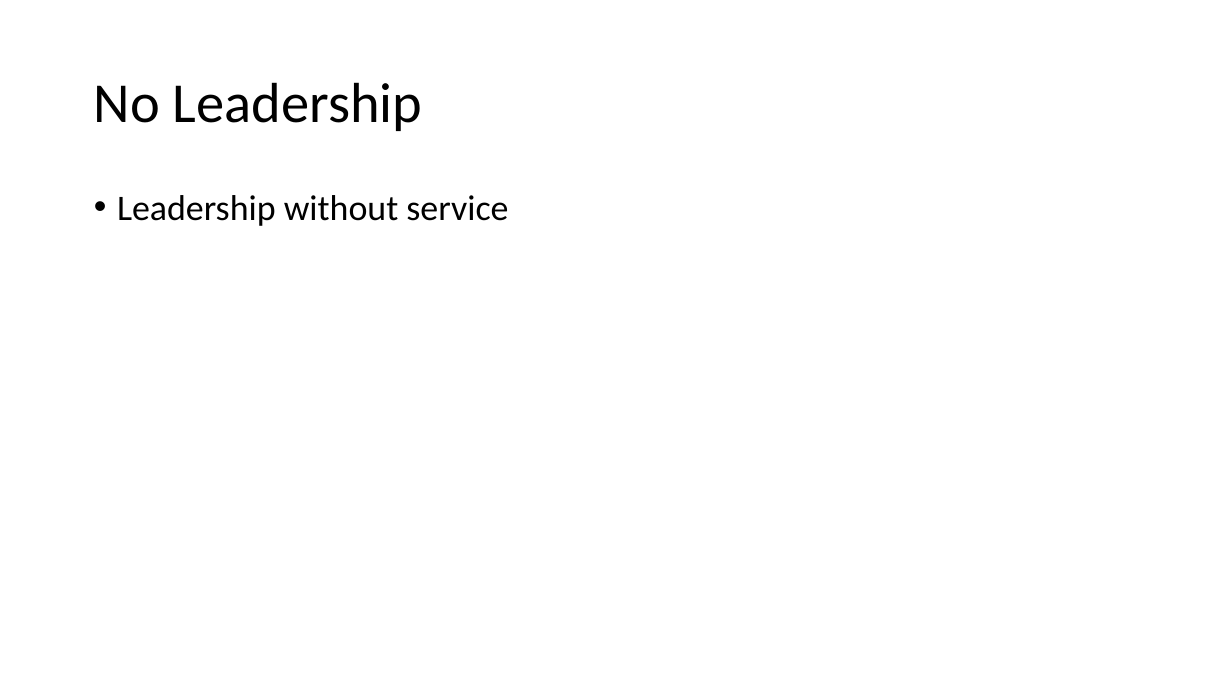
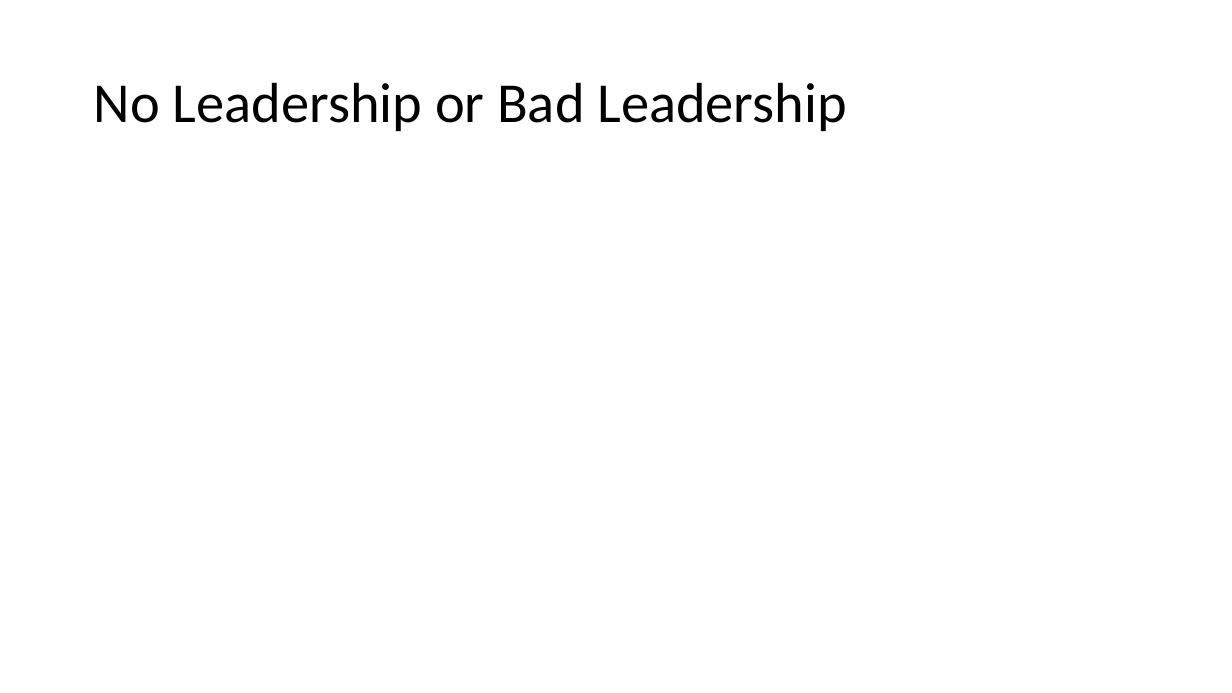
Before and after one commit to jugisahunk/presentations, a slide deck: slide 21 of tortoise-and-hare/tortoise-and-hare.pptx (slide 17 before the commit). Drawn at 1232x693 pixels with LibreOffice and Linux fonts; fonts in the diff are those of the drawing. Boxes give left, top, right and bottom in pixels: in the first picture for what was removed or moved away, otherwise in the second. Text is boxed around its words. In the diff, an @@ line names an element or a change of style, - is before the commit and + after.

```diff
--- a/tortoise-and-hare/tortoise-and-hare.pptx
+++ b/tortoise-and-hare/tortoise-and-hare.pptx
@@ title at bbox=[94, 82, 847, 131]: text changed @@
-No Leadership
+No Leadership or Bad Leadership
@@ text removed at bbox=[117, 195, 508, 226] @@
-• Leadership without service
```
Also in this commit, not shown: 2 other slides changed, 4 slides added.
